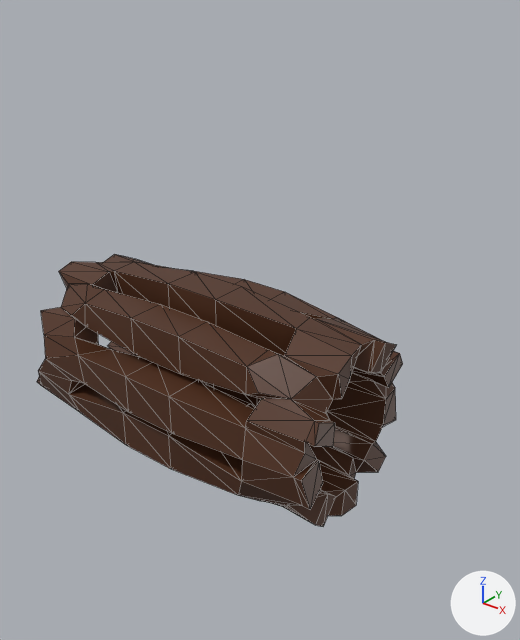
A saved change to the glTF model model/wood/wood4.glb.
The view is the same before and after, from a 50 mm camera at (0.991, -1.051, 1.04) aimed at (0.115, 0.044, 0.361). Every picture has the same lights, and +X, +Y and +Z are marked at lower right. Mesh edges are drawn as thin lines. Where no turn or scale is listed for an object, it has been applied to the vertices.
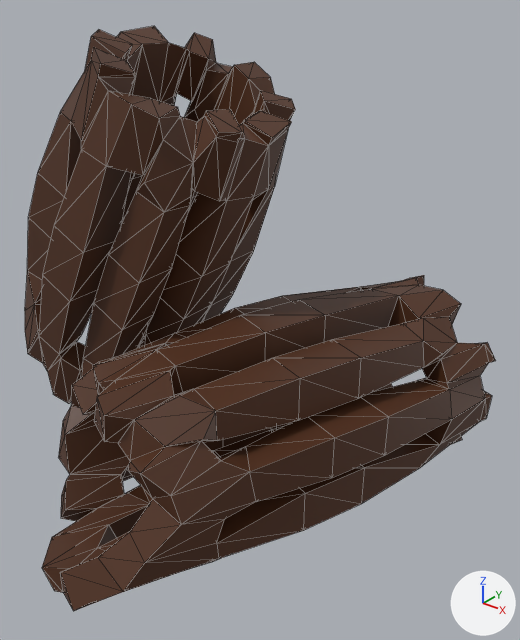
Where the change shows, as pixel boxes [x1, y1, x2, y2] in the pictures (520 x 640 px):
'Cylinder.001', moved, turned, rescaled: before [37, 254, 403, 527]; after [42, 275, 496, 611]
'Cylinder.002', added (brown): after [25, 26, 295, 404]

What changed in the scene script:
```text
Add me_cylinder_013:
    me_cylinder_013.from_pydata(...)  # 339 vertices, 714 faces; spans x -0.355..0.368, y -0.244..0.221, z -0.496..0.447
    me_cylinder_013.materials.append(mat_매테리얼_032)  # brown #522f1a
Change ob_cylinder_001:
    ob_cylinder_001.location: (-0.014, 0.001, 0.201) -> (0.183, 0.023, 0.155)
    ob_cylinder_001.rotation_euler: (1.568, 0.0, -1.558) -> (1.568, 0.0, -0.327)  # degrees (90, 0, -89) -> degrees (90, 0, -19)
    ob_cylinder_001.scale: (0.173, 0.173, 0.298) -> (0.187, 0.187, 0.322)
Add ob_cylinder_002:
    ob_cylinder_002 = bpy.data.objects.new('Cylinder.002', me_cylinder_013)
    ob_cylinder_002.location = (-0.198, 0.014, 0.49)
```
